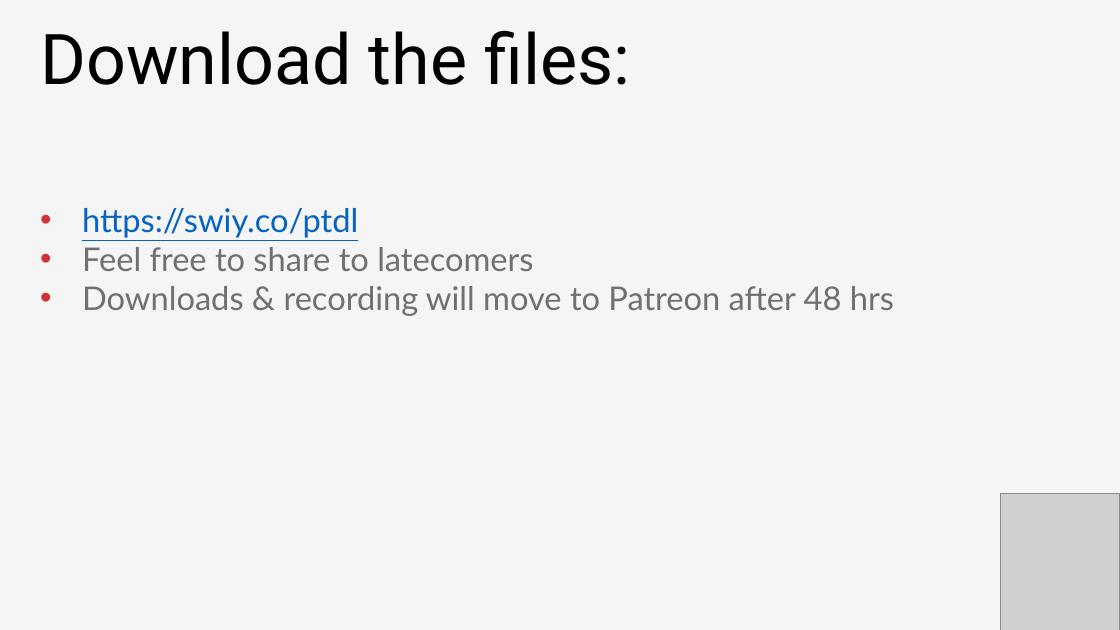
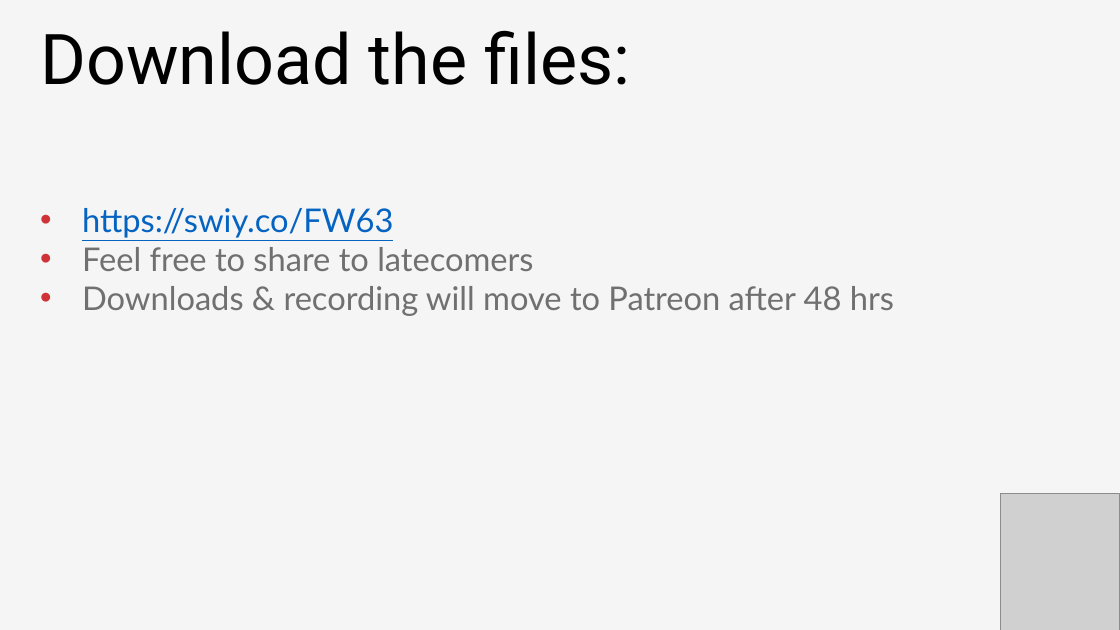
Before and after one commit to stringfestdata/confirming-data-insights-excel-webinar, a slide deck: slide 4 of confirming-data-insights-slides.pptx. Drawn at 1120x630 pixels with LibreOffice and Linux fonts; fonts in the diff are those of the drawing; grey boxes stand for pictures. Boxes give left, top, right and bottom in pixels: in the first picture for what was removed or moved away, otherwise in the second. Text is boxed around its words. In the diff, an @@ line names an element or a change of style, - is before the commit and + after.

Commit message:
update files

```diff
--- a/confirming-data-insights-slides.pptx
+++ b/confirming-data-insights-slides.pptx
@@ text at (82,208,393,238): text changed @@
-• https://swiy.co/ptdl
+• https://swiy.co/FW63
```
Also in this commit, not shown: 1 other slide changed.
